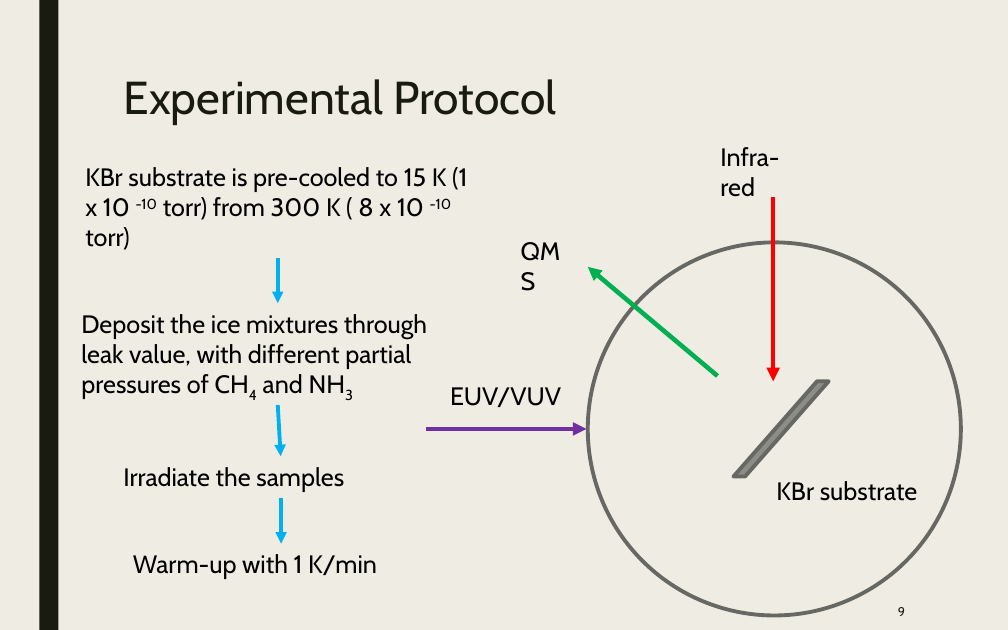
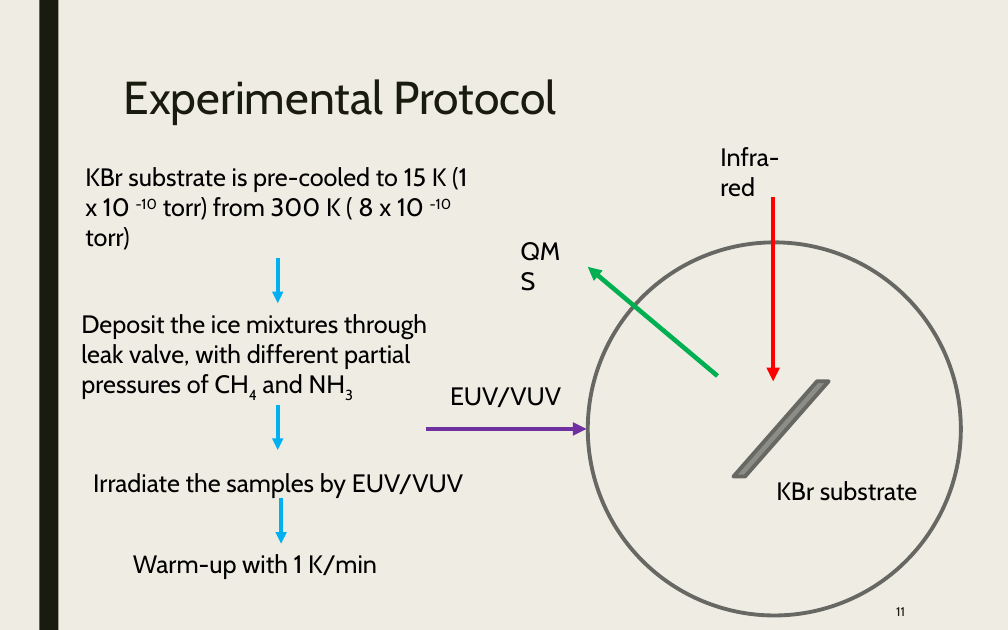
Before and after one commit to samuello1228/lily, a slide deck: slide 11 of doc/VUV and EUV irradiation of CH4 + NH3.pptx (slide 9 before the commit). Drawn at 1008x630 pixels with LibreOffice and Linux fonts; fonts in the diff are those of the drawing. Boxes give left, top, right and bottom in pixels: in the first picture for what was removed or moved away, otherwise in the second. Text is boxed around its words. In the diff, an @@ line names an element or a change of style, - is before the commit and + after.

```diff
--- a/doc/VUV and EUV irradiation of CH4 + NH3.pptx
+++ b/doc/VUV and EUV irradiation of CH4 + NH3.pptx
@@ text at bbox=[81, 314, 427, 399]: text changed @@
-Deposit the ice mixtures through leak value, with different partial pressures of CH4 and NH3
+Deposit the ice mixtures through leak valve, with different partial pressures of CH4 and NH3
@@ arrow moved from (278, 405) - (280, 457) to (278, 405) - (278, 450) @@
@@ text at bbox=[93, 473, 463, 498]: text changed @@
-Irradiate the samples
+Irradiate the samples by EUV/VUV
@@ page number at bbox=[896, 607, 905, 616]: text changed @@
-9
+11
```
Also in this commit, not shown: 9 other slides changed, 4 slides added.
